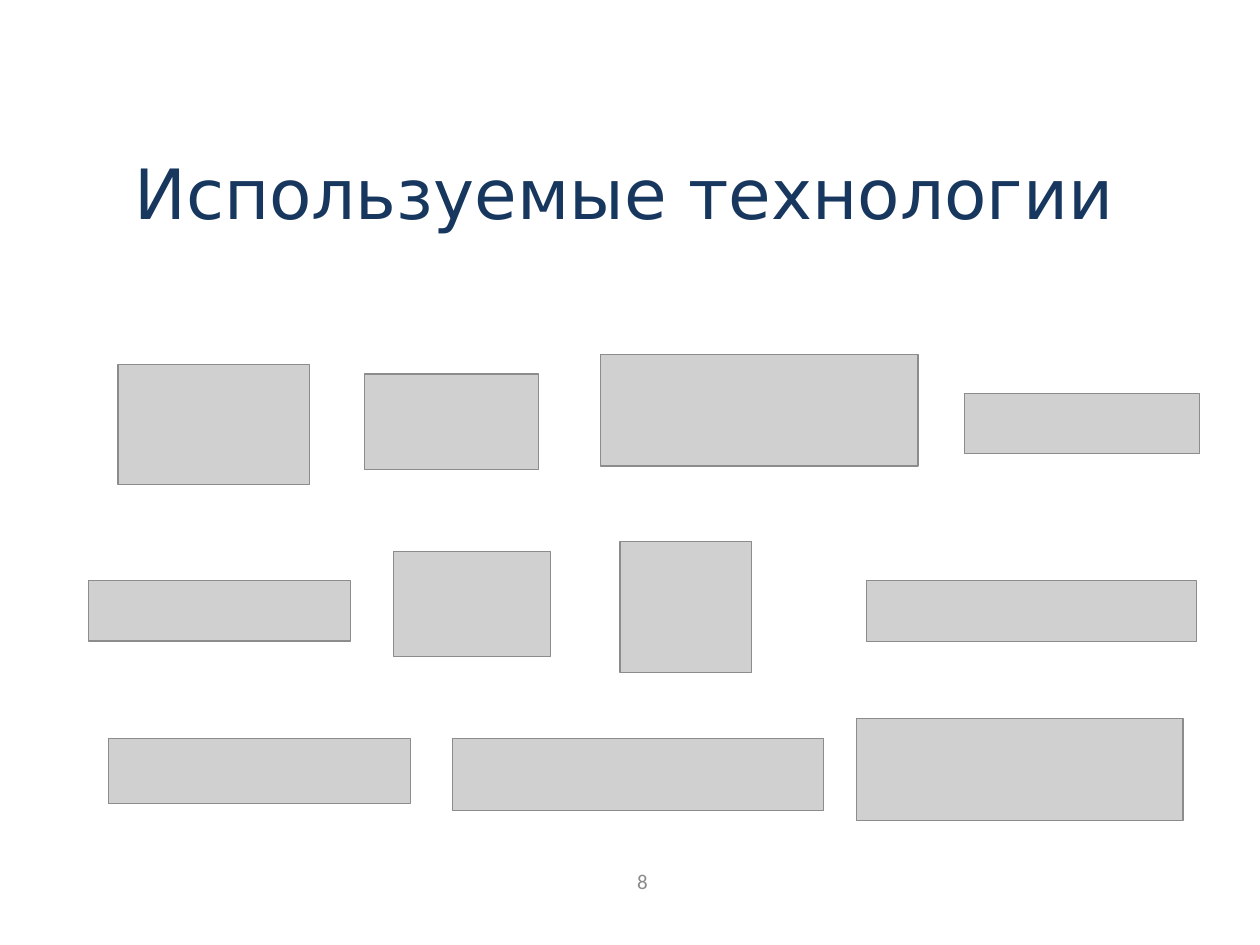
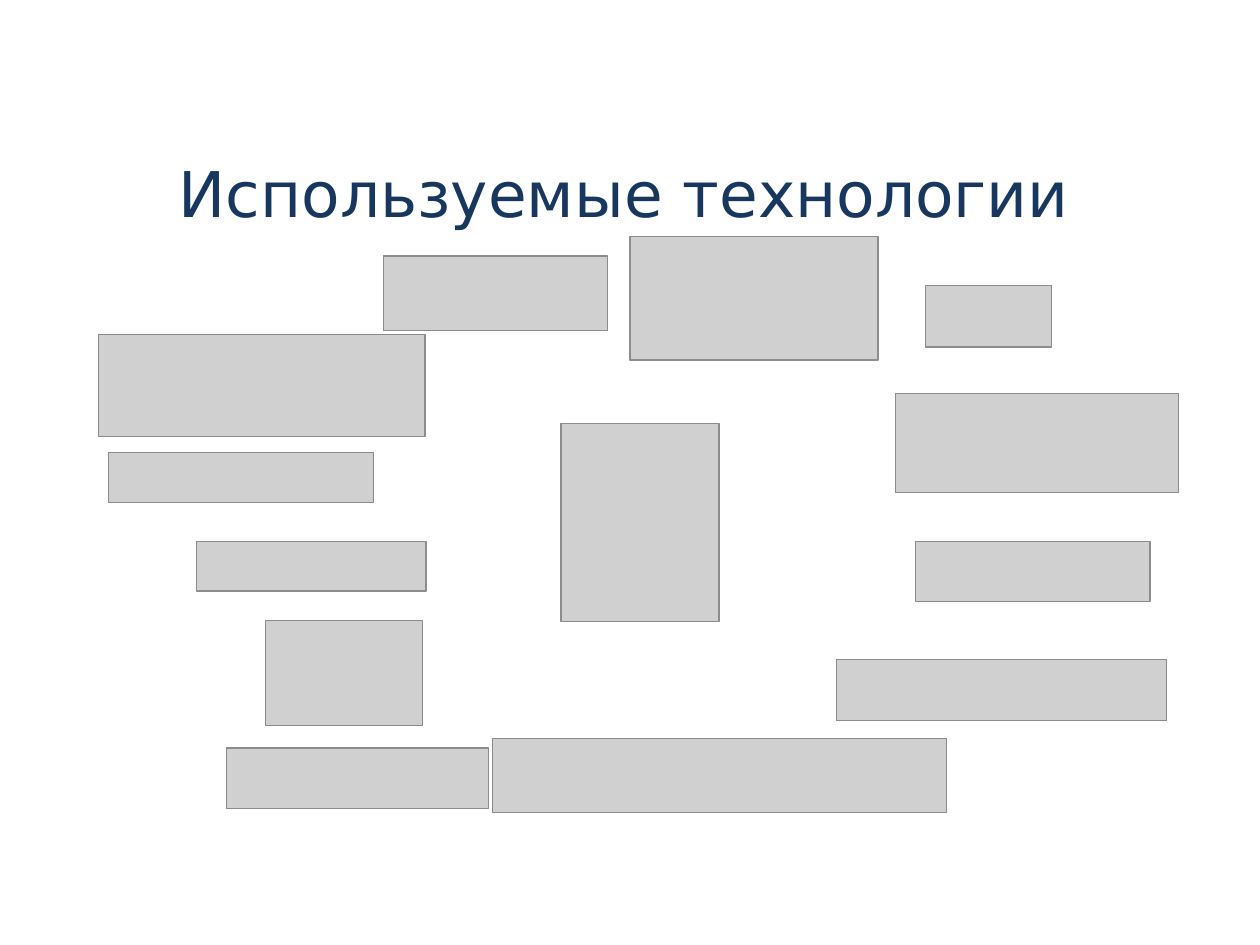
Before and after one commit to chursin-andrey/project-jastt, a slide deck: slide 14 of presentation/jastt.pptx (slide 8 before the commit). Drawn at 1260x945 pixels with LibreOffice and Linux fonts; fonts in the diff are those of the drawing; grey boxes stand for pictures; background and template pictures are left out. Boxes give left, top, right and bottom in pixels: in the first picture for what was removed or moved away, otherwise in the second. Text is boxed around its words. In the diff, an @@ line names an element or a change of style, - is before the commit and + after.

Commit message:
Added slides.

```diff
--- a/presentation/jastt.pptx
+++ b/presentation/jastt.pptx
@@ title "Используемые технологии" at [179, 171, 1069, 230]: size 39.6 to 36 pt @@
@@ picture added at [630, 236, 878, 359] @@
@@ picture added at [384, 256, 609, 330] @@
@@ picture added at [925, 286, 1051, 348] @@
@@ picture: place and size @@
-picture at [857, 718, 1183, 820]
+picture at [98, 335, 425, 437]
@@ picture removed at [118, 364, 310, 485] @@
@@ picture removed at [364, 374, 538, 470] @@
@@ picture: place and size @@
-picture at [601, 354, 919, 466]
+picture at [896, 393, 1178, 493]
@@ picture added at [561, 423, 718, 621] @@
@@ picture added at [108, 452, 374, 501] @@
@@ picture: place and size @@
-picture at [108, 738, 411, 804]
+picture at [197, 542, 426, 591]
@@ picture removed at [620, 542, 751, 673] @@
@@ picture: place and size @@
-picture at [965, 393, 1200, 454]
+picture at [916, 542, 1150, 602]
@@ picture: place and size @@
-picture at [393, 552, 549, 658]
+picture at [266, 620, 422, 726]
@@ picture: place and size @@
-picture at [867, 581, 1197, 641]
+picture at [837, 659, 1167, 719]
@@ picture: place and size @@
-picture at [88, 581, 350, 641]
+picture at [227, 748, 489, 809]
@@ picture: place and size @@
-picture at [452, 738, 823, 810]
+picture at [493, 738, 948, 813]
@@ text removed at [637, 875, 648, 889] @@
-8
```
Also in this commit, not shown: 7 other slides changed, 6 slides added.
